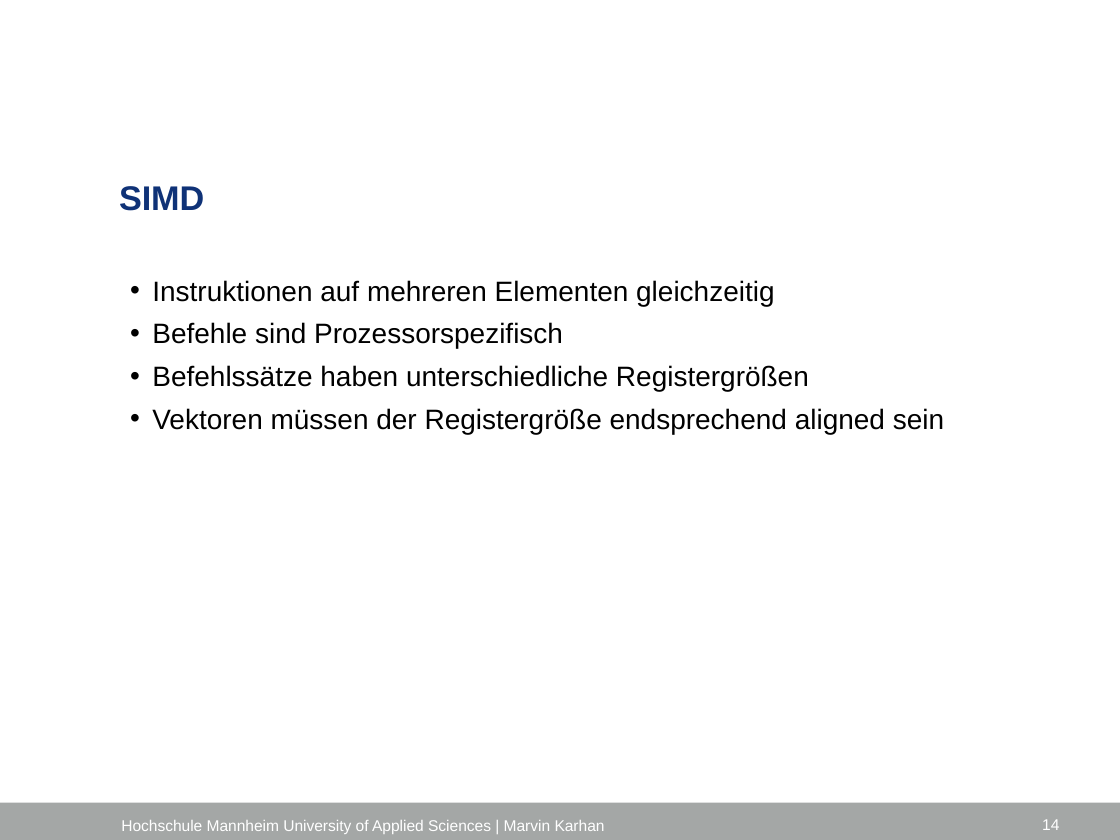
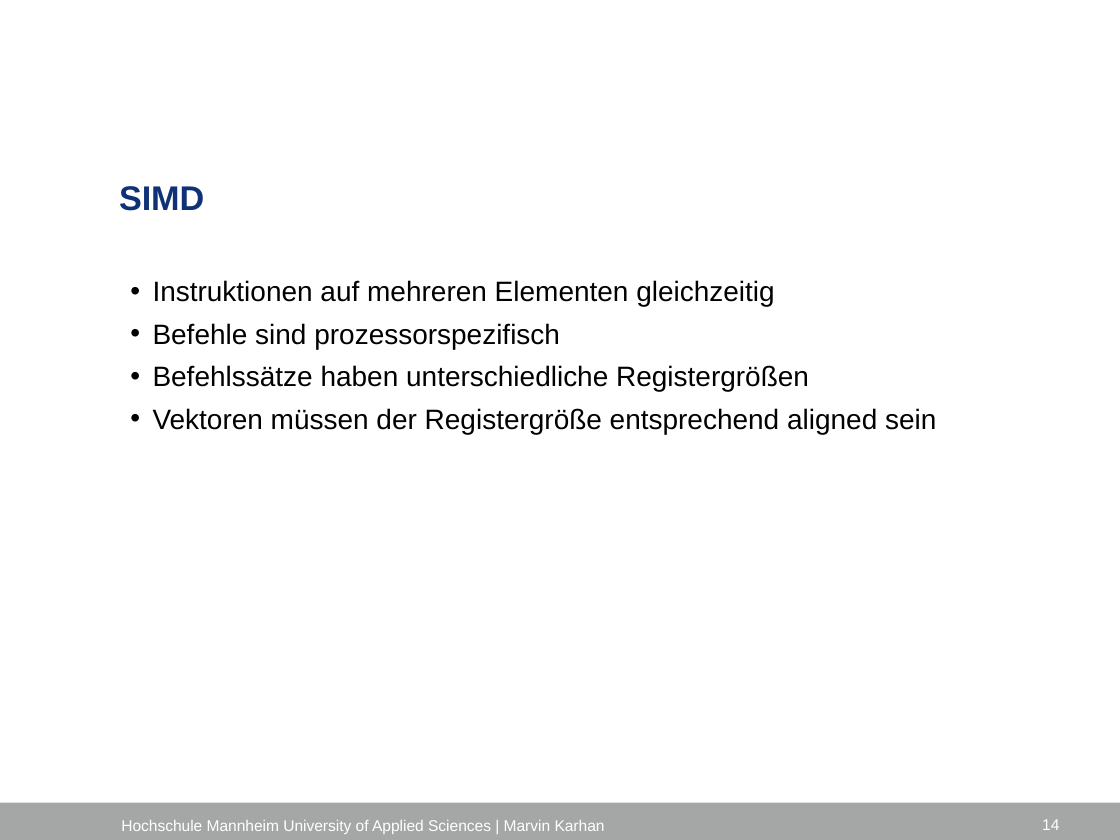
Before and after one commit to marvinkarhan/Bachelorarbeit, a slide deck: slide 14 of latex/Kolloquium/Kolloquium_Marvin_Karhan.pptx. Drawn at 1120x840 pixels with LibreOffice and Linux fonts; fonts in the diff are those of the drawing; background and template pictures are left out. Boxes give left, top, right and bottom in pixels: in the first picture for what was removed or moved away, otherwise in the second. Text is boxed around its words. In the diff, an @@ line names an element or a change of style, - is before the commit and + after.

Commit message:
Fix spelling

```diff
--- a/latex/Kolloquium/Kolloquium_Marvin_Karhan.pptx
+++ b/latex/Kolloquium/Kolloquium_Marvin_Karhan.pptx
@@ text at (153,323,560,349): text changed @@
-  • Befehle sind Prozessorspezifisch
+  • Befehle sind prozessorspezifisch
@@ text at (153,408,936,434): text changed @@
-  • Vektoren müssen der Registergröße endsprechend aligned sein
+  • Vektoren müssen der Registergröße entsprechend aligned sein
```
Also in this commit, not shown: 18 other slides changed.
